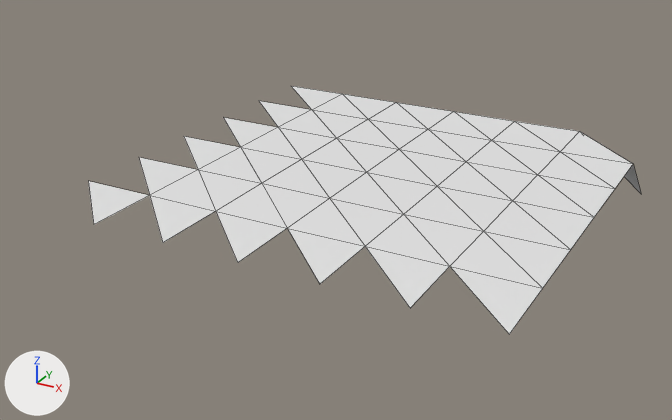
Renders of the OBJ model models/areas/fountain_risen/fizzrock_-2_1.obj from each side of a commit.
The view is the same before and after, from a 50 mm camera at (-19.67, -44.46, 22.95) aimed at (-30.66, -24.48, 12.96). Every picture has the same lights, and +X, +Y and +Z are marked at lower left. The first picture is the older version. Mesh edges are drawn as thin lines. Where no turn or scale is listed for an object, it has been applied to the vertices. Vertices at exactly the same position are counted once.

The first picture shows 'fizzrock_-2_1'.
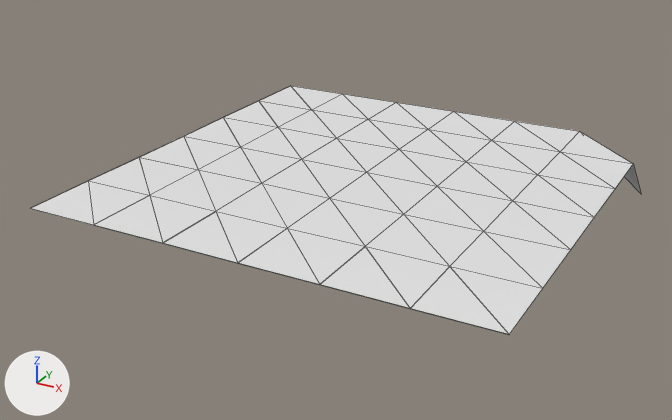
Edits to the bpy script that builds the scene:
```text
Change me_fizzrock__2_1:
    used by ob_fizzrock__2_1; location = (0.0, 0.0, 0.0)
    remove me_fizzrock__2_1.from_pydata(...)  # 48 vertices, 61 faces; spans x -36.0..-24.0, y -30.0..-18.0, z 12.38..14.0
    add me_fizzrock__2_1.from_pydata(...)  # 71 vertices, 83 faces; spans x -36.0..-24.0, y -30.0..-18.0, z 12.38..14.0
    me_fizzrock__2_1 part 1: a new loose piece of 22 vertices spanning x -36.0..-24.0, y -30.0..-18.0, z 13.99
    me_fizzrock__2_1 part 2
    1 vertex is added at (-36.0, -30.0, 14.0)
    11 new faces join them
```

Changed parts and their boxes (x1, y1, x2, y2) in the pictures (672 x 420 px):
'fizzrock_-2_1', reshaped (10% wider): before (88, 86, 641, 334); after (31, 86, 641, 334)
part 1 of me_fizzrock__2_1, added: after (31, 208, 507, 334)
part 2 of me_fizzrock__2_1, added: after (32, 86, 509, 334)
